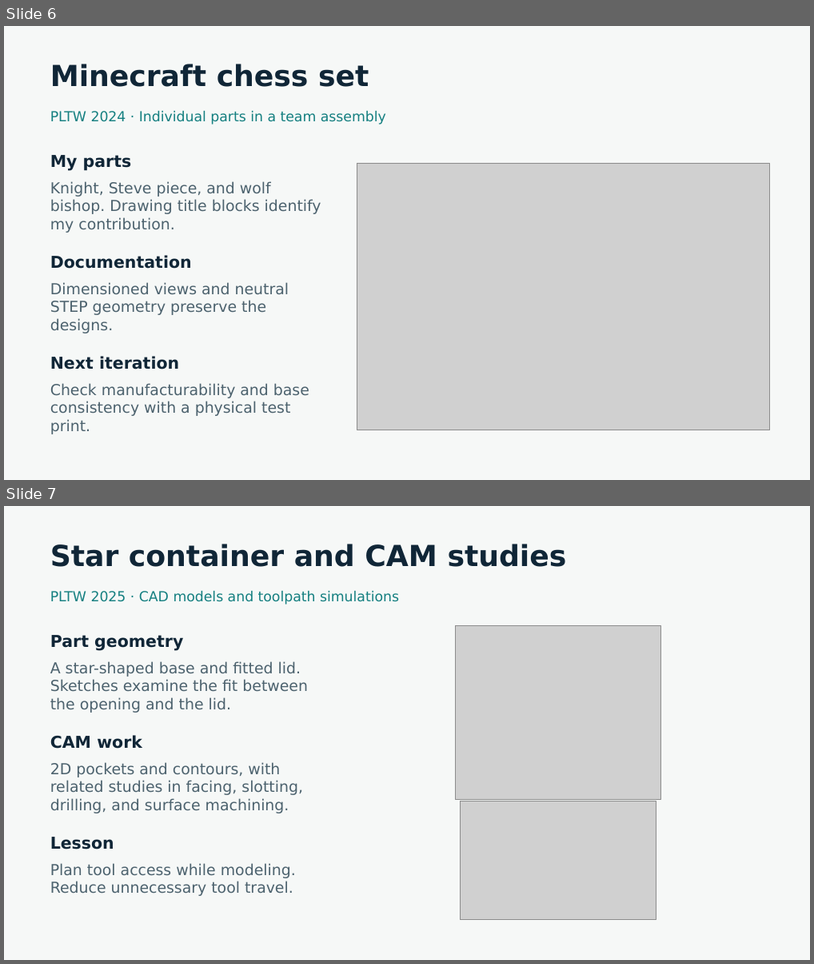
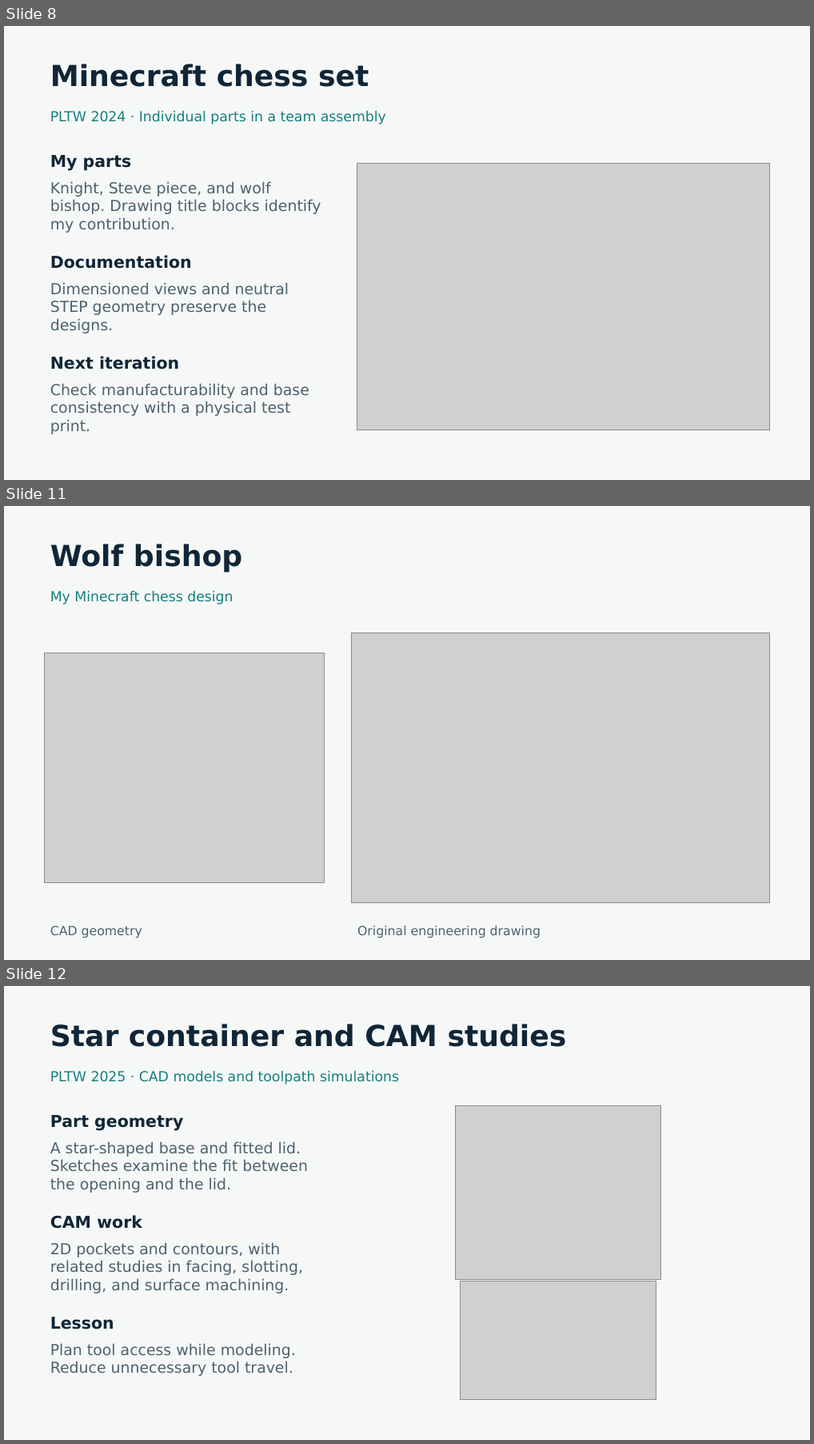
Before and after one commit to pur35t/Brief-Projects-, a slide deck: presentation/Rigoberto_Cortez_Portfolio.pptx. Shown one above the other, each under a label of ours: slides 6 and 7 before the commit, slides 8, 11 and 12 after it; the slides between them are not shown. The pictures are 814x964 and 814x1444 pixels, drawn with LibreOffice and Linux fonts; fonts in the diff are those of the drawing; grey boxes stand for pictures. Boxes give left, top, right and bottom in pixels: in the first picture for what was removed or moved away, otherwise in the second. Text is boxed around its words. In the diff, an @@ line names an element or a change of style, - is before the commit and + after.

```diff
--- a/presentation/Rigoberto_Cortez_Portfolio.pptx
+++ b/presentation/Rigoberto_Cortez_Portfolio.pptx
@@ slide 11 added at (4,506,810,960), background #F6F8F7 @@
@@ text added at (50,544,242,572), 34.5 pt, text #102637, bold @@
+Wolf bishop
@@ text added at (50,591,233,604), 16.5 pt, text #147F80 @@
+My Minecraft chess design
@@ picture added at (352,633,770,902) @@
@@ picture added at (45,653,326,882) @@
@@ text added at (50,925,142,938), 15 pt, text #4C626E @@
+CAD geometry
@@ text added at (358,925,541,938), 15 pt, text #4C626E @@
+Original engineering drawing
@@ what was slide 6 is now slide 8 @@
@@ what was slide 7 is now slide 12 @@
```
Also in this commit, not shown: 1 slide changed, 7 other slides added, 2 slides removed, 48 other files.
